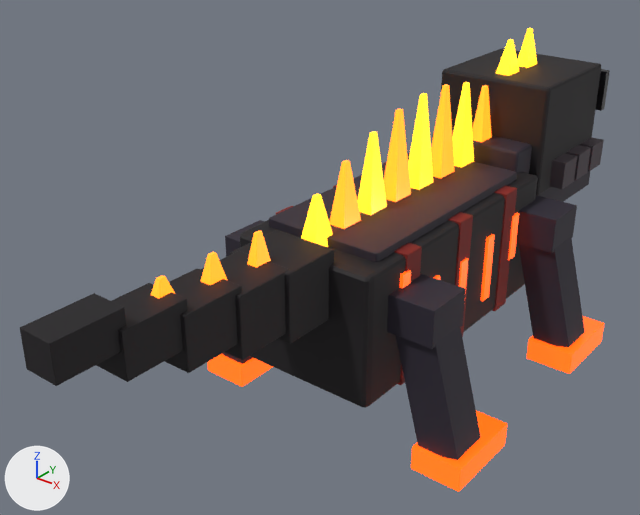
Renders of the glTF model public/models/pets/lava-iguana.glb from each side of a commit.
Both versions are drawn from a camera (50 mm lens) standing at (1.37, -2.19, 1.62) and looking at (-0.12, -0.33, 0.47). Lighting does not change. The marker at lower left points along +X, +Y and +Z. The picture after the commit comes second. Where no turn or scale is listed for an object, it has been applied to the vertices. Vertices at exactly the same position are counted once.

Names of what the first picture shows: 'body', 'head', 'leg.BL', 'leg.BR', 'leg.FL', 'tail'.
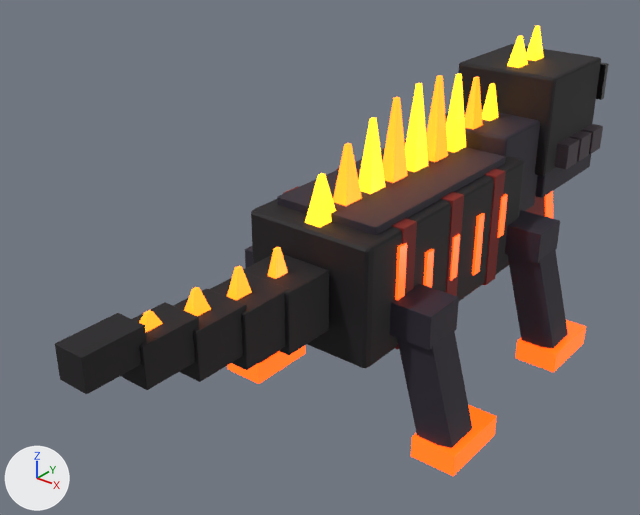
ob_root is not drawn itself; it is the parent of ob_leg_bl, ob_leg_br, ob_leg_fl, ob_leg_fr, ob_tail.

Where the newer file only moved an object's origin or applied its transform, the numbers keep the older frame.

Changed parts and their boxes (x1, y1, x2, y2) in the pictures (640 x 515 px; the box of a moved part takes in the faces that stretch with it):
'body', moved, rescaled (9% shorter): before (240, 82, 538, 407); after (251, 73, 540, 368)
'tail', reshaped, moved, rescaled (13% narrower): before (20, 230, 334, 386); after (55, 247, 329, 394)
'head', moved, rescaled: before (441, 28, 610, 202); after (458, 25, 609, 219)
'leg.BL', moved, rescaled (11% narrower, 12% shorter): before (387, 274, 507, 492); after (390, 284, 497, 476)
'leg.FL', moved, rescaled (8% narrower, 9% shorter): before (516, 195, 604, 374); after (505, 210, 586, 372)
'leg.BR', moved, rescaled: before (207, 220, 273, 387); after (227, 246, 306, 384)
part 3 of me_tail, moved or reshaped: before (230, 230, 334, 344); after (243, 254, 329, 355)
part 4 of me_tail, moved or reshaped: before (200, 251, 290, 360); after (210, 272, 289, 370)
part 5 of me_tail, moved or reshaped: before (165, 268, 242, 373); after (173, 289, 247, 382)
part 6 of me_tail, moved or reshaped: before (96, 283, 188, 382); after (121, 302, 199, 390)
part 7 of me_tail, moved or reshaped: before (20, 293, 126, 386); after (55, 313, 146, 394)

The change, as a list of edits to the scene's bpy script:
```text
Change me_body:
    used by ob_body; location = (0.0, 0.0, 0.339)
    remove me_body.from_pydata(...)  # 600 vertices, 1120 faces; spans x -0.235..0.235, y -0.573..0.633, z -0.141..0.575
    add me_body.from_pydata(...)  # 600 vertices, 1120 faces; spans x -0.213..0.213, y -0.545..0.545, z -0.036..0.611
    me_body part 1: the whole mesh is scaled about its middle by 0.905, then moved by (0.0, -0.03, 0.071)
Change me_head:
    used by ob_head; location = (0.0, 0.578, 0.641)
    remove me_head.from_pydata(...)  # 512 vertices, 948 faces; spans x -0.248..0.248, y -0.145..0.345, z -0.548..0.359
    add me_head.from_pydata(...)  # 512 vertices, 948 faces; spans x -0.224..0.224, y -0.067..0.377, z -0.461..0.359
    me_head part 2: the whole mesh is scaled about its middle by 0.905, then moved by (0.0, 0.055, 0.043)
Change me_tail:
    used by ob_tail; parent = ob_root; location = (0.0, -0.5, 0.52); scale = (0.16, 0.147, 0.16)
    remove me_tail.from_pydata(...)  # 360 vertices, 684 faces; spans x -0.5..0.5, y -4.04..0.44, z -0.5..0.95
    add me_tail.from_pydata(...)  # 360 vertices, 684 faces; spans x -0.5..0.5, y -4.41..0.07, z -0.49..0.96
    me_tail part 3: the loose piece of 56 vertices spanning x -0.5..0.5, y -0.56..0.44, z -0.5..0.5 is moved by (0.0, -0.37, 0.01)
    me_tail part 4: the loose piece of 56 vertices spanning x -0.44..0.44, y -1.43..-0.43, z -0.36..0.51 is moved by (0.0, -0.37, 0.01)
    me_tail part 5: the loose piece of 56 vertices spanning x -0.37..0.37, y -2.3..-1.3, z -0.16..0.59 is moved by (0.0, -0.37, 0.01)
    me_tail part 6: the loose piece of 56 vertices spanning x -0.31..0.31, y -3.17..-2.17, z 0.12..0.73 is moved by (0.0, -0.37, 0.01)
    me_tail part 7: the loose piece of 56 vertices spanning x -0.24..0.24, y -4.04..-3.04, z 0.46..0.95 is moved by (0.0, -0.37, 0.01)
Change ob_root:
    ob_root.location: (0.0, 0.0, -0.113) -> (0.0, 0.0, -0.102)
    ob_root.scale: (1.26, 1.26, 1.26) -> (1.14, 1.14, 1.14)
```
